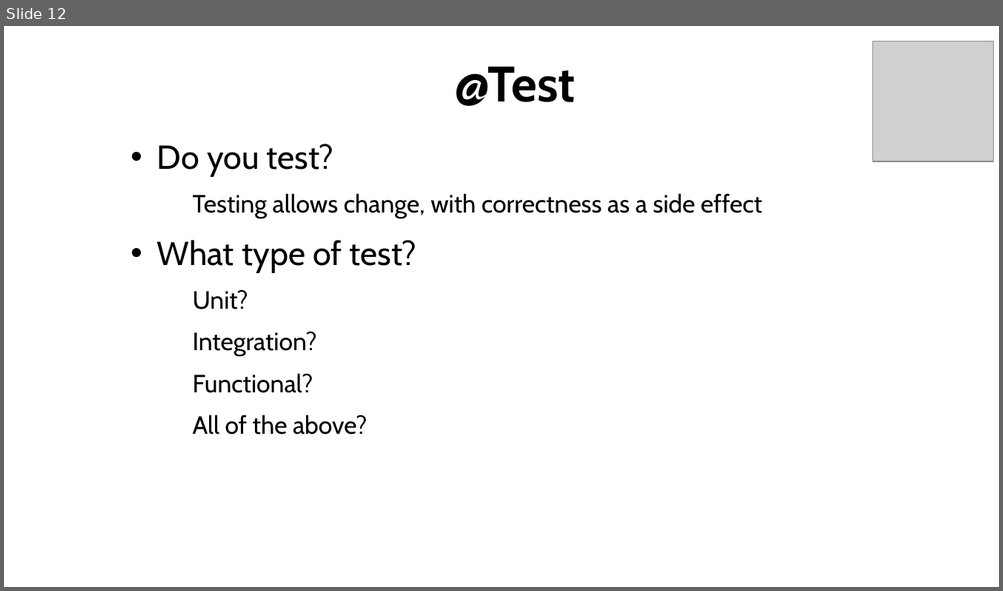
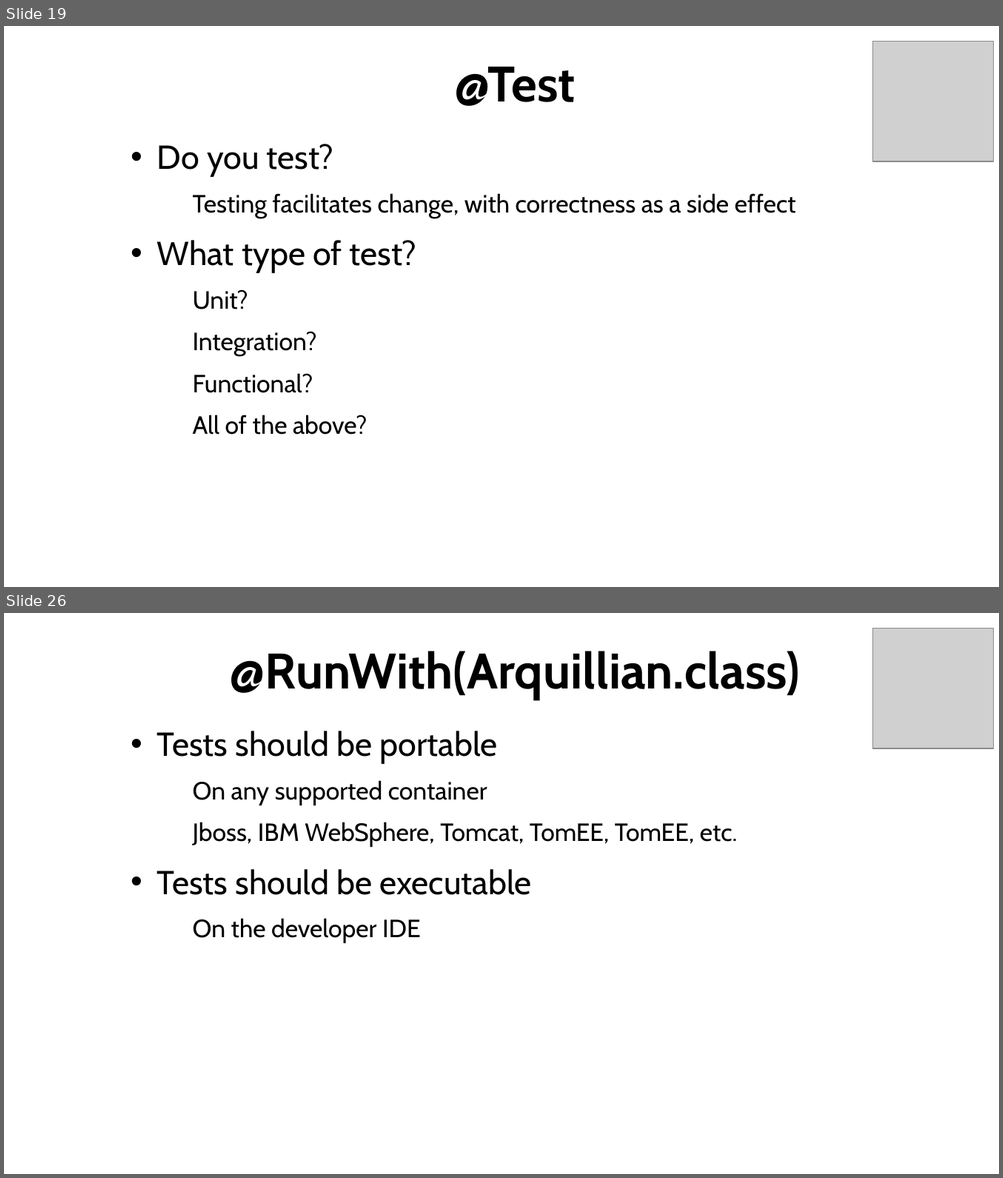
Before and after one commit to AndyGee/arquillian-demo, a slide deck: Apache_TomEE_Arquillian.odp. Shown one above the other, each under a label of ours: slide 12 before the commit, slides 19 and 26 after it; the slides between them are not shown. The pictures are 1003x591 and 1003x1178 pixels, drawn with LibreOffice and Linux fonts; fonts in the diff are those of the drawing; grey boxes stand for pictures; background and template pictures are left out. Boxes give left, top, right and bottom in pixels: in the first picture for what was removed or moved away, otherwise in the second. Text is boxed around its words. In the diff, an @@ line names an element or a change of style, - is before the commit and + after.

Commit message:
Tests

```diff
--- a/Apache_TomEE_Arquillian.odp
+++ b/Apache_TomEE_Arquillian.odp
@@ slide 26 added at bbox=[4, 613, 999, 1174], background picture (left out) @@
@@ picture added at bbox=[873, 629, 993, 749] @@
@@ title added at bbox=[230, 651, 800, 700], 48 pt, text #000000, bold @@
+@RunWith(Arquillian.class)
@@ text added at bbox=[157, 731, 737, 943], 24 pt, text #000000 @@
+• Tests should be portable
+  − On any supported container
+  − Jboss, IBM WebSphere, Tomcat, TomEE, TomEE, etc.
+• Tests should be executable
+  − On the developer IDE
@@ text added at bbox=[111, 1141, 441, 1164], 12 pt, text #FFFFFF @@
+@AndyGeeDe | #TomEE
@@ what was slide 12 is now slide 19 @@
@@ slide 19 changed as well @@
@@ text at bbox=[193, 193, 796, 218]: text changed @@
-  − Testing allows change, with correctness as a side effect
+  − Testing facilitates change, with correctness as a side effect
```
Also in this commit, not shown: 3 other slides changed, 22 other slides added, 6 other files.
